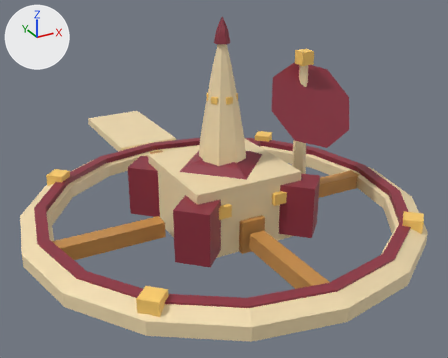
What one commit did to the glTF model game/modules/core/models/kiln_station.gltf.
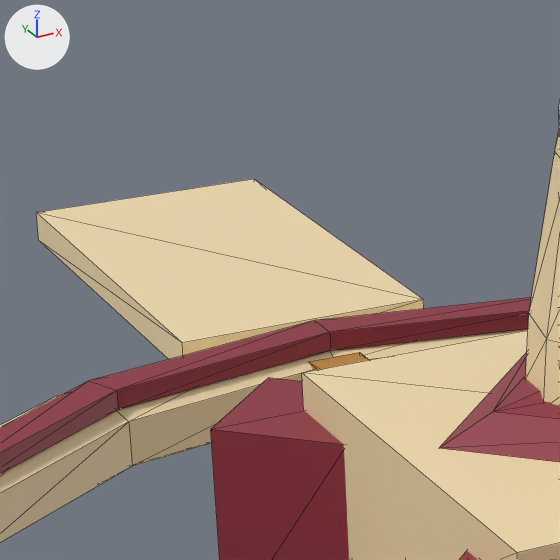
Each version is shown whole from a camera (50 mm lens) standing at (-7.34, -13.45, 7.69) and looking at (0.42, 0.67, 0.63), then close up on the part from 18% to 46% of the width and 20% to 55% of the height. Lighting does not change. The marker at upper left points along +X, +Y and +Z. The first two pictures are the older version. The close-ups show mesh edges as thin lines.

Names of what the first close-up shows: 'chimney', 'core', 'kilns', 'panel', 'spoked_ring'.
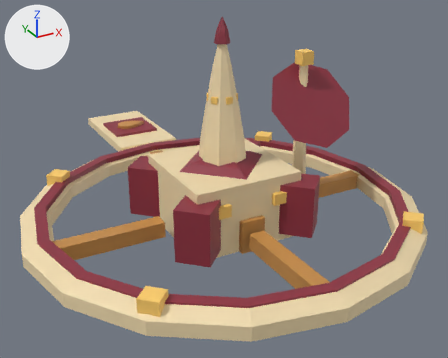
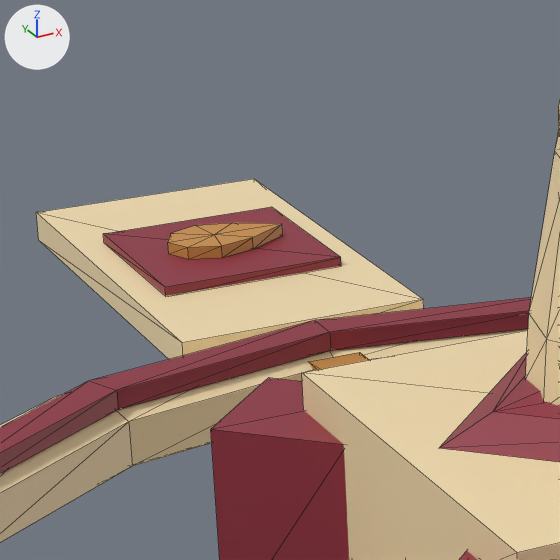
What differs and where, as boxes (x1, y1, x2, y2) in the close-ups (560 x 560 px):
'mark', added (brown)
    after: (103, 207, 341, 296)
'mark_flame', added (orange)
    after: (168, 223, 283, 259)

Edits to the bpy script that builds the scene:
```text
Add mat_defaultmaterial_007:
    mat_defaultmaterial_007 = bpy.data.materials.new('DefaultMaterial.007')
    mat_defaultmaterial_007.use_nodes = True; mat_defaultmaterial_007.node_tree.nodes.clear()
    _N = mat_defaultmaterial_007.node_tree.nodes; _L = mat_defaultmaterial_007.node_tree.links
    n0 = _N.new('ShaderNodeOutputMaterial'); n0.name = 'Material Output'
    n1 = _N.new('ShaderNodeBsdfPrincipled'); n1.name = 'Principled BSDF'
    n2 = _N.new('ShaderNodeVertexColor'); n2.name = 'Color Attribute'
    _L.new(n1.outputs[0], n0.inputs[0])  # 'BSDF' to 'Surface'
    _L.new(n2.outputs[0], n1.inputs[0])  # 'Color' to 'Base Color'
Add mat_defaultmaterial_006:
    mat_defaultmaterial_006 = bpy.data.materials.new('DefaultMaterial.006')
    mat_defaultmaterial_006.use_nodes = True; mat_defaultmaterial_006.node_tree.nodes.clear()
    _N = mat_defaultmaterial_006.node_tree.nodes; _L = mat_defaultmaterial_006.node_tree.links
    n0 = _N.new('ShaderNodeOutputMaterial'); n0.name = 'Material Output'
    n1 = _N.new('ShaderNodeBsdfPrincipled'); n1.name = 'Principled BSDF'
    n2 = _N.new('ShaderNodeVertexColor'); n2.name = 'Color Attribute'
    _L.new(n1.outputs[0], n0.inputs[0])  # 'BSDF' to 'Surface'
    _L.new(n2.outputs[0], n1.inputs[0])  # 'Color' to 'Base Color'
Add me_mark_flame:
    me_mark_flame.from_pydata(...)  # 18 vertices, 32 faces; spans x -0.45..0.55, y 6.7..7.3, z 0.4..0.5
    me_mark_flame.materials.append(mat_defaultmaterial_007)
Add me_mark:
    me_mark.from_pydata(...)  # a box spanning x -0.75..0.75, y 6.25..7.75, z 0.32..0.4
    me_mark.materials.append(mat_defaultmaterial_006)
Add ob_mark_flame:
    ob_mark_flame = bpy.data.objects.new('mark_flame', me_mark_flame)
    ob_mark_flame.location = (0.0, 0.0, 0.0)
Add ob_mark:
    ob_mark = bpy.data.objects.new('mark', me_mark)
    ob_mark.location = (0.0, 0.0, 0.0)
```
